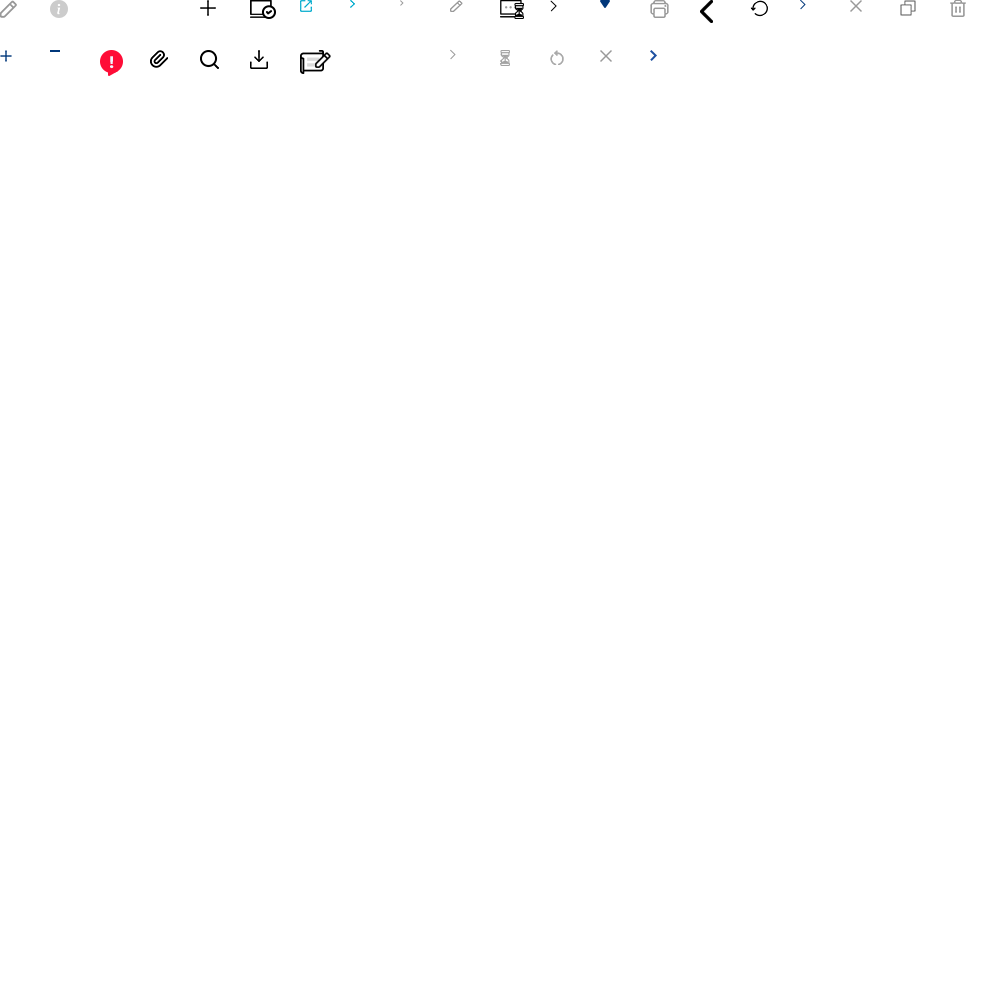
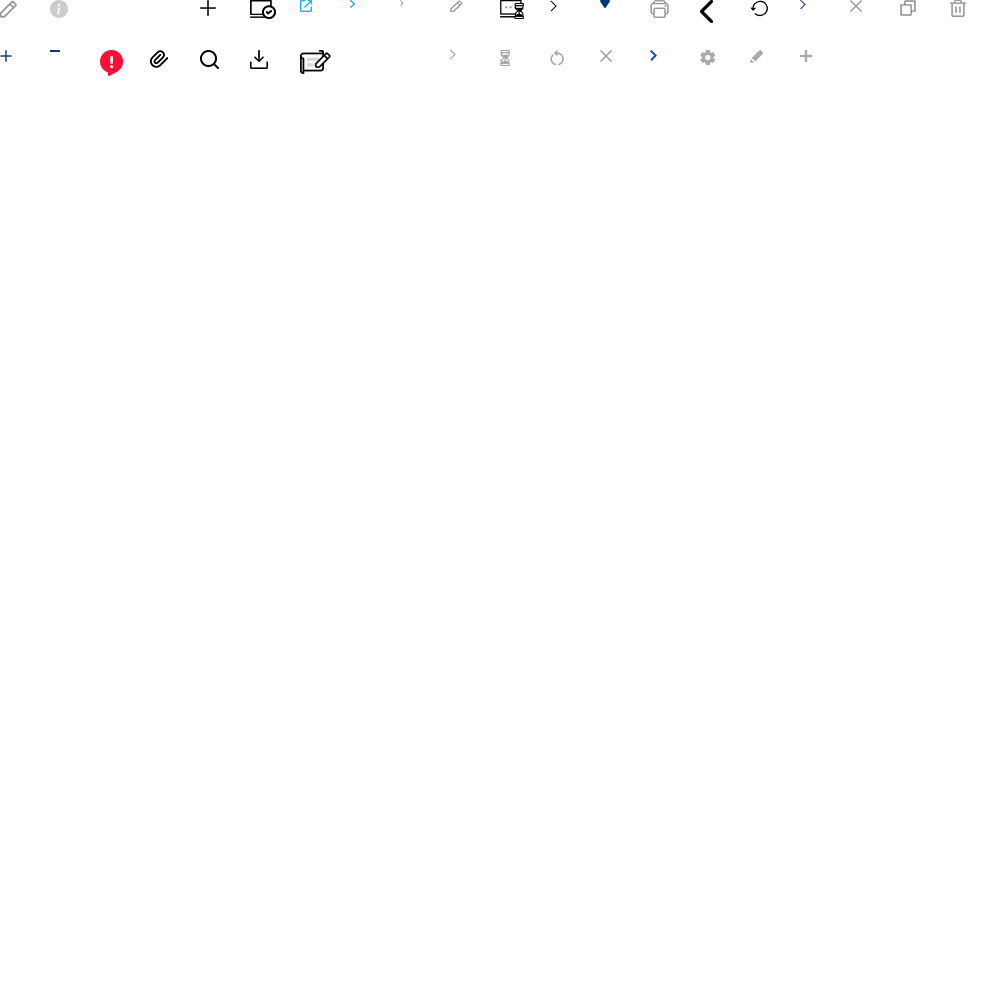
Revision of a layered (1000, 1000) image; what changed, layer by layer:
added layer "레이어 52" in group "그룹 2" over [800, 50, 812, 62]
added layer "레이어 51" in group "그룹 2" over [750, 50, 763, 63]
added layer "레이어 50" in group "그룹 2" over [700, 50, 715, 65]
